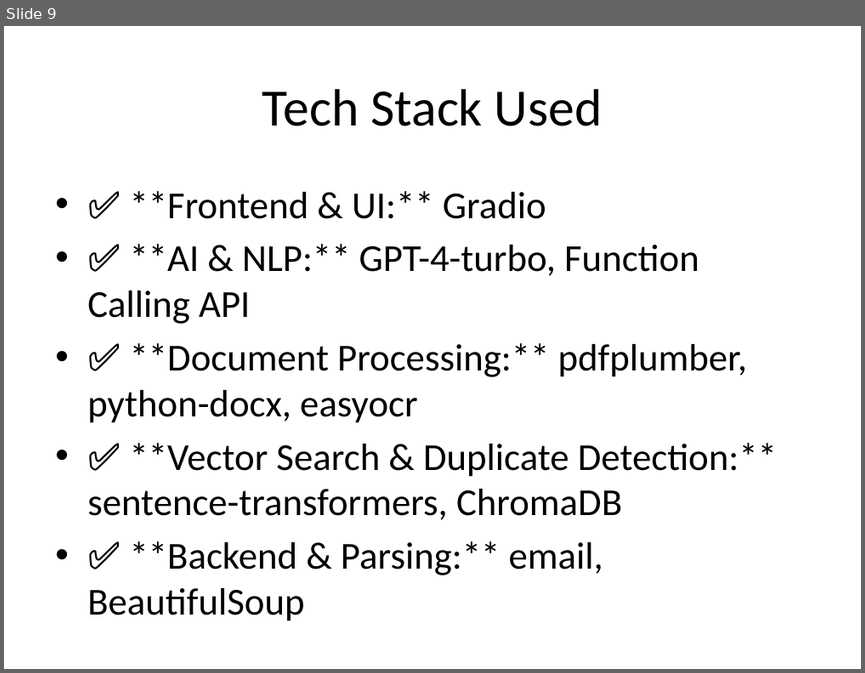
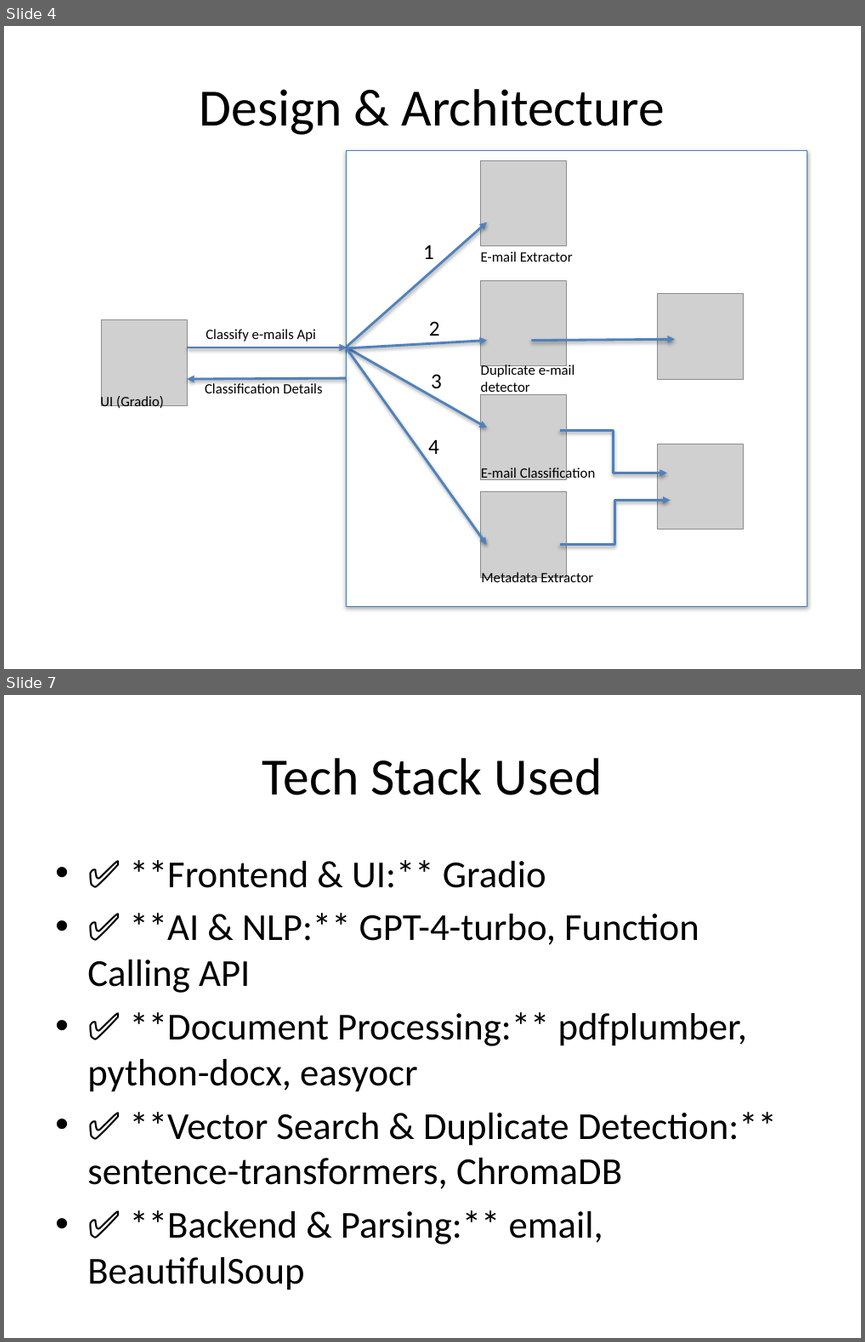
Before and after one commit to ewfx/gaied-ai-sparklers, a slide deck: artifacts/arch/AI_Email_Classification_Presentation.pptx. Shown one above the other, each under a label of ours: slide 9 before the commit, slides 4 and 7 after it; the slides between them are not shown. The pictures are 865x673 and 865x1342 pixels, drawn with LibreOffice and Linux fonts; fonts in the diff are those of the drawing; grey boxes stand for pictures. Boxes give left, top, right and bottom in pixels: in the first picture for what was removed or moved away, otherwise in the second. Text is boxed around its words. In the diff, an @@ line names an element or a change of style, - is before the commit and + after.

```diff
--- a/artifacts/arch/AI_Email_Classification_Presentation.pptx
+++ b/artifacts/arch/AI_Email_Classification_Presentation.pptx
@@ slide 4 added at [4, 26, 861, 669], background #FFFFFF @@
@@ title added at [200, 89, 664, 135], 44 pt, text #000000 @@
+Design & Architecture
@@ rectangle added at [347, 150, 806, 606], fill #FFFFFF, outline #4B7EBC 0.75 pt @@
@@ picture added at [480, 160, 566, 246] @@
@@ arrow added from (347, 346) to (488, 222), #4F81BD 2 pt @@
@@ text added at [423, 244, 434, 259], 18 pt, text #000000 @@
+1
@@ text added at [481, 251, 573, 261], 12 pt, text #000000 @@
+E-mail Extractor
@@ picture added at [480, 280, 566, 366] @@
@@ picture added at [657, 293, 743, 379] @@
@@ picture added at [102, 320, 188, 406] @@
@@ text added at [205, 329, 316, 341], 12 pt, text #000000 @@
+Classify e-mails Api
@@ text added at [429, 321, 440, 335], 18 pt, text #000000 @@
+2
@@ arrow added from (188, 347) to (347, 347), #4F81BD 2 pt @@
@@ arrow added from (347, 347) to (488, 428), #4F81BD 2 pt @@
@@ arrow added from (347, 348) to (487, 544), #4F81BD 2 pt @@
@@ arrow added from (347, 348) to (488, 340), #4F81BD 2 pt @@
@@ arrow added from (531, 340) to (675, 339), #4F81BD 2 pt @@
@@ arrow added from (347, 378) to (188, 379), #4F81BD 2 pt @@
@@ text added at [431, 374, 442, 388], 18 pt, text #000000 @@
+3
@@ text added at [481, 363, 575, 396], 12 pt, text #000000 @@
+Duplicate e-mail detector
@@ text added at [100, 395, 164, 410], 12 pt, text #000000 @@
+UI (Gradio)
@@ text added at [205, 383, 322, 393], 12 pt, text #000000 @@
+Classification Details
@@ picture added at [480, 394, 566, 480] @@
@@ elbow arrow added from (559, 431) to (667, 472), #4F81BD 2 pt @@
@@ text added at [428, 439, 439, 454], 18 pt, text #000000 @@
+4
@@ picture added at [657, 443, 743, 529] @@
@@ text added at [481, 466, 596, 482], 12 pt, text #000000 @@
+E-mail Classification
@@ picture added at [480, 491, 566, 577] @@
@@ elbow arrow added from (560, 544) to (670, 499), #4F81BD 2 pt @@
@@ text added at [481, 570, 593, 585], 12 pt, text #000000 @@
+Metadata Extractor
@@ what was slide 9 is now slide 7 @@
```
Also in this commit, not shown: 5 slides changed, 4 slides removed, 2 other files.
